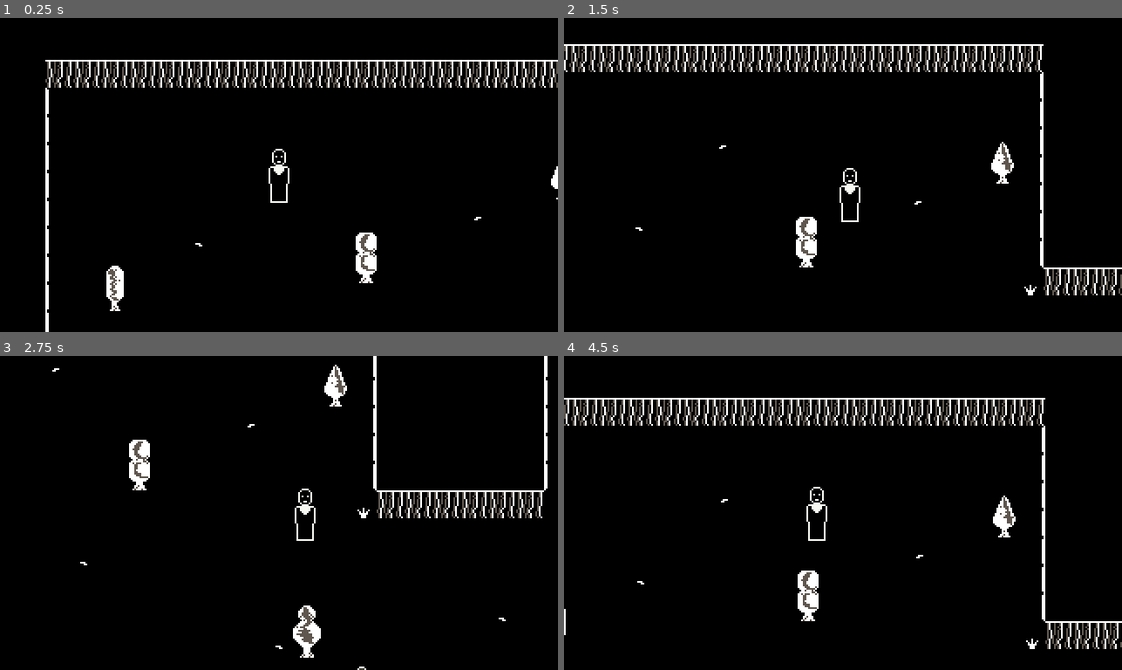
Above: before the commit, frames 1-4 (two rows, left to right).
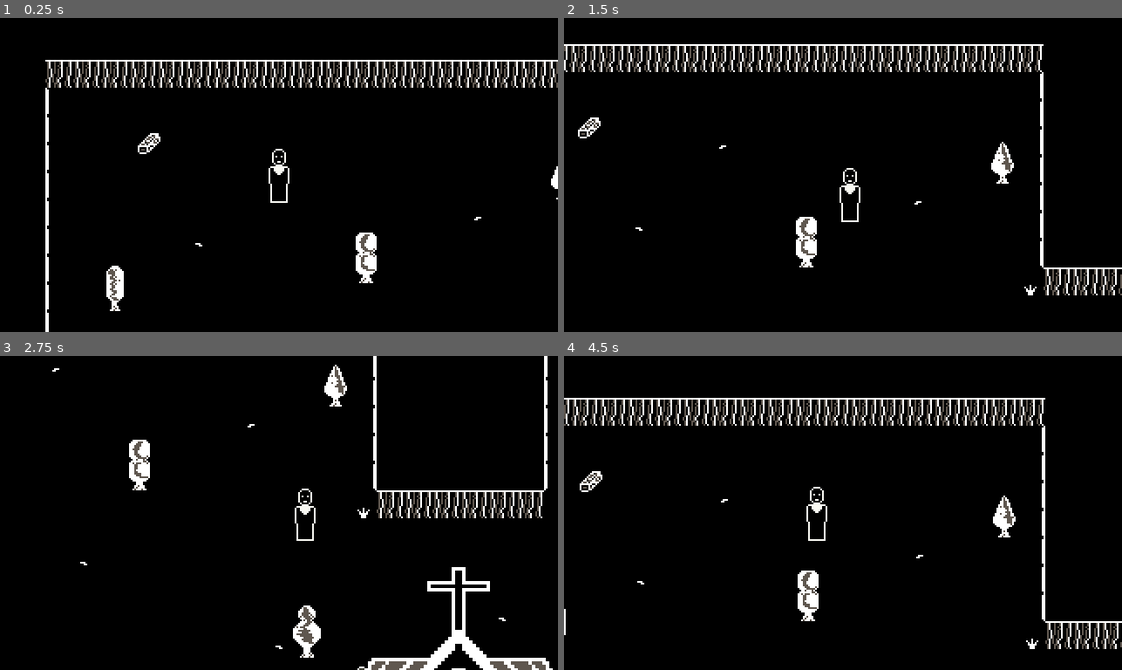
Above: after the commit, the same moments.

Repository: Muniexe/Paudoce
Game: Godot game, scene res://fases/fase_1.tscn
The game is run twice, just before and just after one commit, with the same random seed, the same clock (stepped at 60 frames per second) and the same inputs. The project has no main scene, so this scene is started directly.
Inputs:
- Up to frame 1 (0.25 s): no input
- Up to frame 2 (1.5 s): hold D (move_right) 0.53-1.28 s; tap E (interact) at 0.6, 1.35 s; hold S (move_down) from 1.28 s (still down)
- Up to frame 3 (2.75 s): release S (move_down) at 2.03 s; hold D (move_right) from 2.03 s (still down); tap E (interact) at 2.1 s
- Up to frame 4 (4.5 s): release D (move_right) at 2.78 s; hold W (move_up) 2.78-3.53 s; tap E (interact) at 2.85, 3.6, 4.35 s; hold A (move_left) from 3.53 s (still down)

The runs differ from the first frame. In frame 1, 0.1% of the frame differs, in the area x 24-29%, y 36-44%; in frame 2, 0.1%; in frame 3, 1.9%, in the area x 65-100%, y 67-100%; in frame 4, 0.1%.

Commit message:
objetivos madeira e sexo

Diff:
--- a/fases/fase_1.tscn
+++ b/fases/fase_1.tscn
@@ -1,16 +1,27 @@
-[gd_scene load_steps=4 format=4 uid="uid://clo0utd0nd1wy"]
+[gd_scene load_steps=6 format=4 uid="uid://clo0utd0nd1wy"]
 
 [ext_resource type="PackedScene" uid="uid://xuudwt4u1tyg" path="res://objetos/baixo.tscn" id="1_0e1nv"]
 [ext_resource type="PackedScene" uid="uid://dbmqh1kb5aqd2" path="res://objetos/arvores_cima.tscn" id="2_arq8x"]
 [ext_resource type="PackedScene" uid="uid://bn1qq5375flo6" path="res://objetos/padre.tscn" id="3_hgrj1"]
+[ext_resource type="PackedScene" uid="uid://bm8o4nyi4hnv1" path="res://objetos/wood.tscn" id="4_arq8x"]
+[ext_resource type="PackedScene" uid="uid://cvk6o00i8r45b" path="res://objetos/igreja.tscn" id="5_hgrj1"]
 
 [node name="Fase1" type="Node2D"]
 
 [node name="baixo" parent="." instance=ExtResource("1_0e1nv")]
 tile_map_data = PackedByteArray("AAAAAAAAAgABAAAAAAABAAAAAgABAAAAAAACAAAAAgABAAAAAAADAAAAAgABAAAAAAAEAAAAAgABAAAAAAAFAA …(2720 unchanged characters)…
 
+[node name="wood" parent="." groups=["player"] instance=ExtResource("4_arq8x")]
+position = Vector2(60, 48)
+
 [node name="player" parent="." instance=ExtResource("3_hgrj1")]
 position = Vector2(134, 66)
 
 [node name="arvores_cima" parent="." instance=ExtResource("2_arq8x")]
 tile_map_data = PackedByteArray("AAACAAcAAAAAAAAAAAACAAgAAAAAAAEAAAASAAMAAAACAAAAAAASAAQAAAACAAEAAAARAAwAAAABAAIAAAARAA …(240 unchanged characters)…
+
+[node name="igreja" parent="." instance=ExtResource("5_hgrj1")]
+position = Vector2(367, 236)
+
+[connection signal="body_entered" from="wood" to="wood" method="_on_body_entered"]
+[connection signal="body_exited" from="wood" to="wood" method="_on_body_exited"]
--- /dev/null
+++ b/igreja.gd
@@ -0,0 +1,28 @@
+extends Area2D
+
+var player_inside := false
+var player_ref
+@onready var wood_pile: Node2D = $WoodPile
+
+func _on_body_entered(body):
+	if body.is_in_group("player") and GameManager.quest_state == GameManager.QuestState.DELIVER_WOOD:
+		player_inside = true
+		player_ref = body
+		body.show_interact_icon()
+
+func _on_body_exited(body):
+	if body.is_in_group("player"):
+		player_inside = false
+		player_ref = null
+		body.hide_interact_icon()
+
+func _process(_delta):
+	if player_inside and Input.is_action_just_pressed("interact"):
+		deliver_wood()
+
+func deliver_wood():
+	GameManager.has_wood = false
+	GameManager.quest_state = GameManager.QuestState.COMPLETED
+	wood_pile.visible = true
+	player_ref.hide_interact_icon()
+	print("Objetivo concluído!")
--- /dev/null
+++ b/objetos/igreja.tscn
@@ -0,0 +1,38 @@
+[gd_scene load_steps=5 format=3 uid="uid://cvk6o00i8r45b"]
+
+[ext_resource type="Script" uid="uid://cllk7eyjcmta7" path="res://igreja.gd" id="1_r6xuw"]
+[ext_resource type="Texture2D" uid="uid://csawje6hbum6y" path="res://tiles/igreja.png" id="1_vx550"]
+[ext_resource type="Texture2D" uid="uid://b2lpoihdl7ovt" path="res://sprites/objetos/madeira/madeira.png" id="2_r6xuw"]
+
+[sub_resource type="RectangleShape2D" id="RectangleShape2D_yytlh"]
+size = Vector2(20, 43)
+
+[node name="igreja" type="Area2D"]
+script = ExtResource("1_r6xuw")
+
+[node name="Sprite2D" type="Sprite2D" parent="."]
+scale = Vector2(2, 2)
+texture = ExtResource("1_vx550")
+
+[node name="CollisionShape2D" type="CollisionShape2D" parent="."]
+position = Vector2(-74, 42.5)
+shape = SubResource("RectangleShape2D_yytlh")
+
+[node name="madeira gay" type="Sprite2D" parent="."]
+position = Vector2(-76, 58)
+texture = ExtResource("2_r6xuw")
+
+[node name="Madeira" type="Sprite2D" parent="."]
+position = Vector2(-68, 58)
+texture = ExtResource("2_r6xuw")
+
+[node name="WoodPile" type="Node2D" parent="."]
+visible = false
+position = Vector2(0, 5)
+
+[node name="Madeira" type="Sprite2D" parent="WoodPile"]
+position = Vector2(-74, 49)
+texture = ExtResource("2_r6xuw")
+
+[connection signal="body_entered" from="." to="." method="_on_body_entered"]
+[connection signal="body_exited" from="." to="." method="_on_body_exited"]
--- /dev/null
+++ b/objetos/wood.tscn
@@ -0,0 +1,16 @@
+[gd_scene load_steps=4 format=3 uid="uid://bm8o4nyi4hnv1"]
+
+[ext_resource type="Script" uid="uid://ba5wmkim7vf2" path="res://scripts/wood.gd" id="1_0ntxx"]
+[ext_resource type="Texture2D" uid="uid://b2lpoihdl7ovt" path="res://sprites/objetos/madeira/madeira.png" id="1_6p7px"]
+
+[sub_resource type="CircleShape2D" id="CircleShape2D_0ntxx"]
+radius = 6.0
+
+[node name="wood" type="Area2D"]
+script = ExtResource("1_0ntxx")
+
+[node name="Sprite2D" type="Sprite2D" parent="."]
+texture = ExtResource("1_6p7px")
+
+[node name="CollisionShape2D" type="CollisionShape2D" parent="."]
+shape = SubResource("CircleShape2D_0ntxx")
--- a/scripts/GameManager.gd
+++ b/scripts/GameManager.gd
@@ -1,3 +1,16 @@
 extends Node
 
-var spawn_position: Vector2
+# Spawn do player ao trocar de cena
+var spawn_position: Vector2 = Vector2.ZERO
+
+
+# ===== SISTEMA DE OBJETIVO =====
+enum QuestState {
+	NONE,
+	GET_WOOD,
+	DELIVER_WOOD,
+	COMPLETED
+}
+
+var quest_state: QuestState = QuestState.GET_WOOD
+var has_wood: bool = false
--- /dev/null
+++ b/scripts/wood.gd
@@ -0,0 +1,26 @@
+extends Area2D
+
+var player_inside := false
+var player_ref
+
+func _on_body_entered(body):
+	if body.is_in_group("player") and GameManager.quest_state == GameManager.QuestState.GET_WOOD:
+		player_inside = true
+		player_ref = body
+		body.show_interact_icon()
+
+func _on_body_exited(body):
+	if body.is_in_group("player"):
+		player_inside = false
+		player_ref = null
+		body.hide_interact_icon()
+
+func _process(_delta):
+	if player_inside and Input.is_action_just_pressed("interact"):
+		collect_wood()
+
+func collect_wood():
+	GameManager.has_wood = true
+	GameManager.quest_state = GameManager.QuestState.DELIVER_WOOD
+	player_ref.hide_interact_icon()
+	queue_free() # remove a madeira do mapa
Not shown, added: igreja.gd.uid
Not shown, added: scripts/wood.gd.uid
